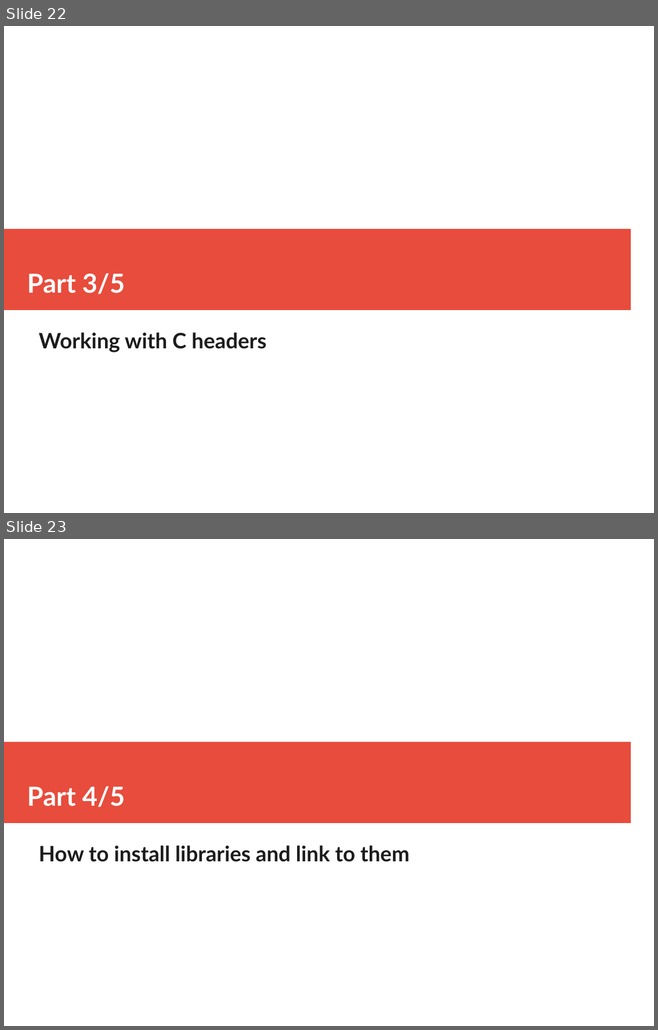
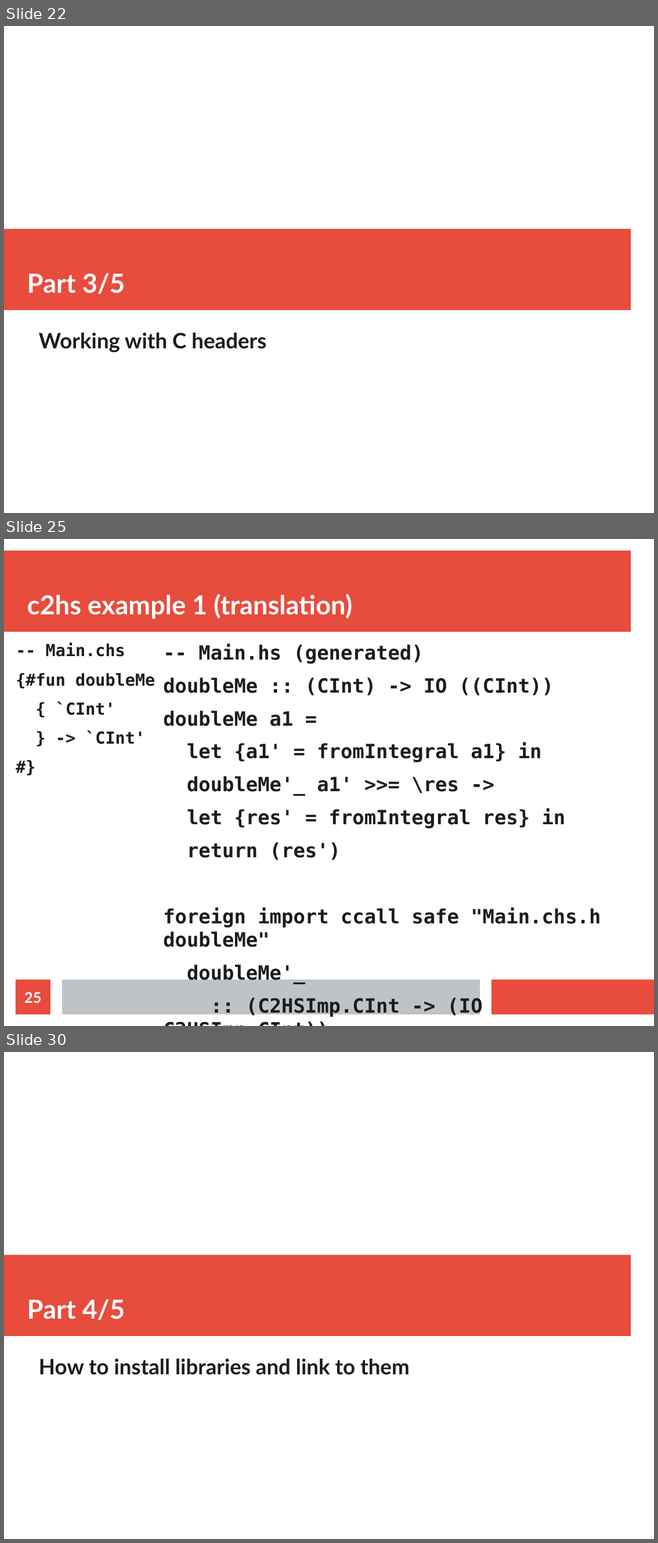
Before and after one commit to mtolly/haskell-c-talk, a slide deck: presentation.odp. Shown one above the other, each under a label of ours: slides 22 and 23 before the commit, slides 22, 25 and 30 after it; the slides between them are not shown. The pictures are 658x1030 and 658x1543 pixels, drawn with LibreOffice and Linux fonts; fonts in the diff are those of the drawing. Boxes give left, top, right and bottom in pixels: in the first picture for what was removed or moved away, otherwise in the second. Text is boxed around its words. In the diff, an @@ line names an element or a change of style, - is before the commit and + after.

Commit message:
Presentation mostly done, c2hs examples

```diff
--- a/presentation.odp
+++ b/presentation.odp
@@ slide 25 added at bbox=[4, 539, 654, 1026], background #FFFFFF @@
@@ rectangle added at bbox=[4, 551, 630, 632], fill #E74C3C @@
@@ title added at bbox=[27, 594, 352, 619], 32 pt, text #FFFFFF, bold @@
+c2hs example 1 (translation)
@@ text added at bbox=[16, 643, 155, 744], 20.1 pt, text #1C1C1C, bold @@
+-- Main.chs
+{#fun doubleMe
+{ `CInt'
+} -> `CInt'
+#}
@@ text added at bbox=[163, 643, 600, 1017], 24.1 pt, text #1C1C1C, bold @@
+-- Main.hs (generated)
+doubleMe :: (CInt) -> IO ((CInt))
+doubleMe a1 =
+let {a1' = fromIntegral a1} in
+doubleMe'_ a1' >>= \res ->
+let {res' = fromIntegral res} in
+return (res')
+foreign import ccall safe "Main.chs.h doubleMe"
+doubleMe'_
+:: (C2HSImp.CInt -> (IO C2HSImp.CInt))
@@ page number added at bbox=[16, 980, 50, 1015], fill #E74C3C, 18 pt, text #FFFFFF, bold @@
+25
@@ rectangle added at bbox=[62, 980, 480, 1015], fill #BDC3C7 @@
@@ rectangle added at bbox=[492, 980, 654, 1015], fill #E74C3C @@
@@ what was slide 23 is now slide 30 @@
```
Also in this commit, not shown: 1 slide changed, 6 other slides added, 14 other files.
